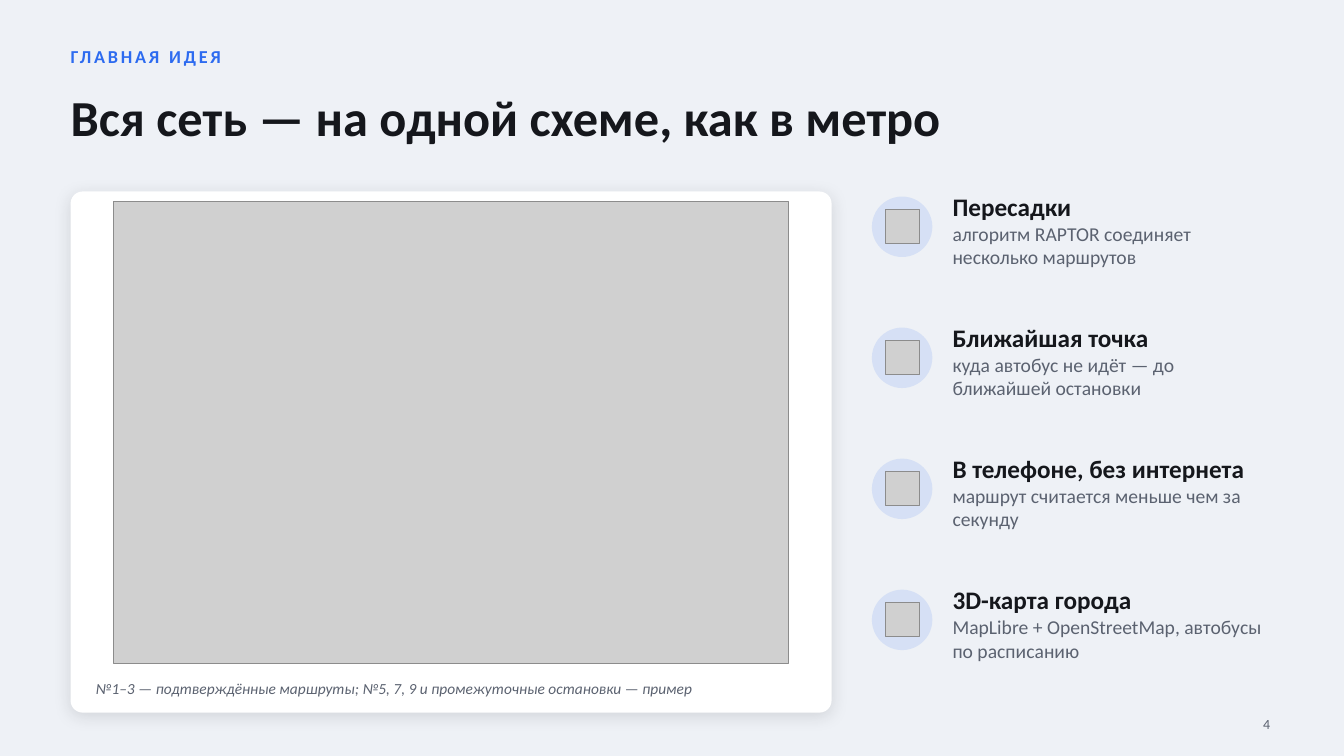
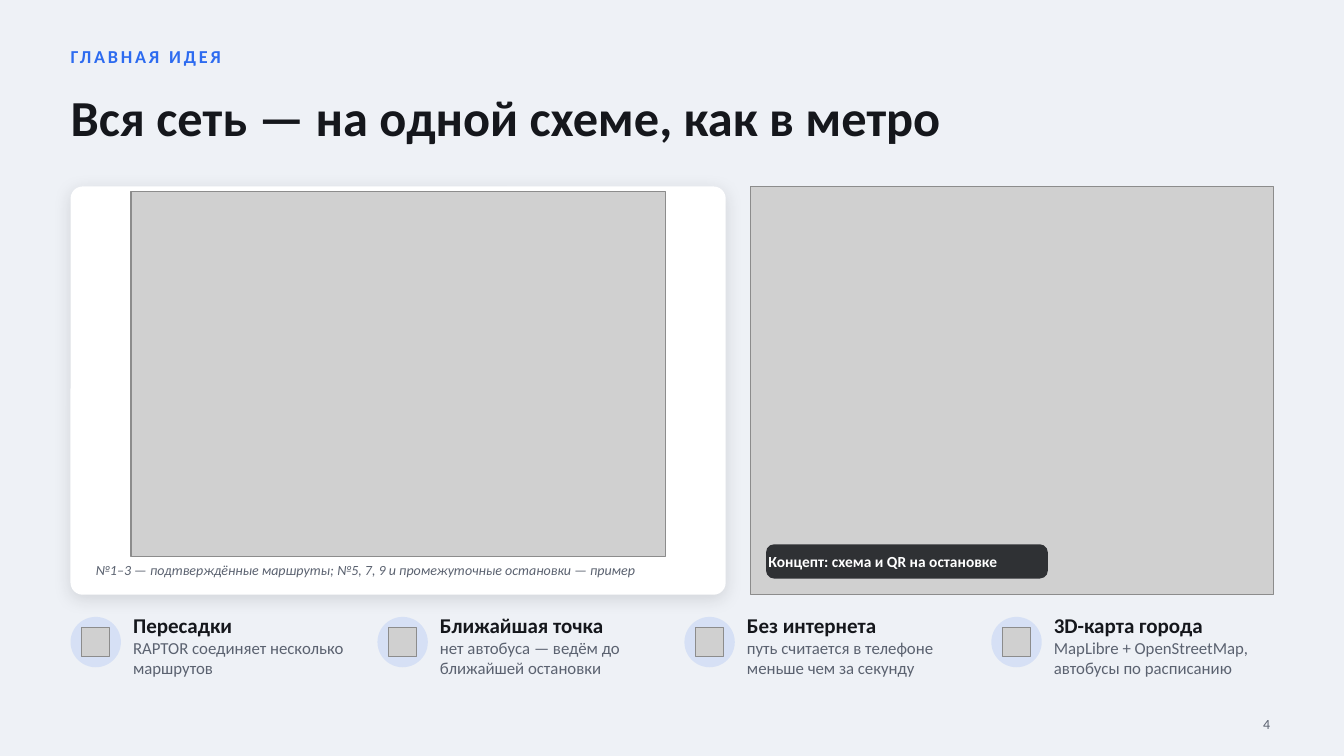
Before and after one commit to ZedRubilan/bekat, a slide deck: slide 4 of docs/Bekat StudEXPO-2026.pptx. Drawn at 1344x756 pixels with LibreOffice and Linux fonts; fonts in the diff are those of the drawing; grey boxes stand for pictures. Boxes give left, top, right and bottom in pixels: in the first picture for what was removed or moved away, otherwise in the second. Text is boxed around its words. In the diff, an @@ line names an element or a change of style, - is before the commit and + after.

```diff
--- a/docs/Bekat StudEXPO-2026.pptx
+++ b/docs/Bekat StudEXPO-2026.pptx
@@ rounded rectangle: place and size @@
-rounded rectangle at bbox=[71, 192, 832, 713]
+rounded rectangle at bbox=[71, 187, 726, 595]
@@ rounded rectangle at bbox=[71, 187, 726, 595]: proportions changed @@
@@ picture: place and size @@
-picture at bbox=[113, 202, 788, 663]
+picture at bbox=[131, 192, 665, 557]
@@ picture added at bbox=[751, 187, 1273, 595] @@
@@ text "№1–3 — подтверждённые маршруты; №5, ...": place and size @@
-text "№1–3 — подтверждённые маршруты; №5, ..." at bbox=[96, 684, 692, 697]
+text "№1–3 — подтверждённые маршруты; №5, ..." at bbox=[96, 565, 635, 578]
@@ text "№1–3 — подтверждённые маршруты; №5, ..." at bbox=[96, 565, 635, 578]: size 11 to 10 pt @@
@@ rounded rectangle added at bbox=[766, 544, 1049, 579], fill #1E2024 at 90% opacity, 11 pt, text #FFFFFF, bold @@
+Концепт: схема и QR на остановке
@@ ellipse: place and size @@
-ellipse at bbox=[872, 197, 933, 257]
+ellipse at bbox=[71, 617, 121, 667]
@@ picture: place and size @@
-picture at bbox=[885, 210, 920, 244]
+picture at bbox=[82, 628, 110, 656]
@@ text at bbox=[133, 619, 232, 637]: size 18 to 15 pt in "Пересадки" @@
@@ text "Пересадки": place and size @@
-text "Пересадки" at bbox=[953, 199, 1191, 267]
+text "Пересадки" at bbox=[133, 619, 343, 677]
@@ ellipse: place and size @@
-ellipse at bbox=[872, 459, 933, 519]
+ellipse at bbox=[378, 617, 429, 667]
@@ picture: place and size @@
-picture at bbox=[885, 341, 920, 375]
+picture at bbox=[388, 628, 416, 656]
@@ text at bbox=[440, 618, 603, 633]: size 18 to 15 pt in "Ближайшая точка" @@
@@ text "Ближайшая точка": place and size @@
-text "Ближайшая точка" at bbox=[953, 329, 1174, 395]
+text "Ближайшая точка" at bbox=[440, 618, 620, 674]
@@ ellipse: place and size @@
-ellipse at bbox=[872, 328, 933, 388]
+ellipse at bbox=[685, 617, 735, 667]
@@ picture: place and size @@
-picture at bbox=[885, 472, 920, 506]
+picture at bbox=[696, 628, 724, 656]
@@ text at bbox=[747, 619, 933, 677]: text changed; size 14 to 12 pt @@
-В телефоне, без интернета
-маршрут считается меньше чем за секунду
+Без интернета
+путь считается в телефоне меньше чем за секунду
@@ ellipse: place and size @@
-ellipse at bbox=[872, 590, 933, 650]
+ellipse at bbox=[992, 617, 1043, 667]
@@ picture: place and size @@
-picture at bbox=[885, 603, 920, 637]
+picture at bbox=[1003, 628, 1031, 656]
@@ text "3D-карта города": place and size @@
-text "3D-карта города" at bbox=[953, 592, 1261, 661]
+text "3D-карта города" at bbox=[1054, 619, 1249, 677]
@@ text "3D-карта города" at bbox=[1054, 619, 1249, 677]: size 18 to 15 pt in "3D-карта города"; size 14 to 12 pt in "MapLibre + OpenStreetMap, автобусы по расписанию" @@
@@ text at bbox=[133, 643, 343, 677]: text changed; size 14 to 12 pt @@
-алгоритм RAPTOR соединяет несколько маршрутов
+RAPTOR соединяет несколько маршрутов
@@ text at bbox=[440, 642, 620, 674]: text changed; size 14 to 12 pt @@
-куда автобус не идёт — до ближайшей остановки
+нет автобуса — ведём до ближайшей остановки
```
Also in this commit, not shown: 3 other slides changed, 10 other files.
